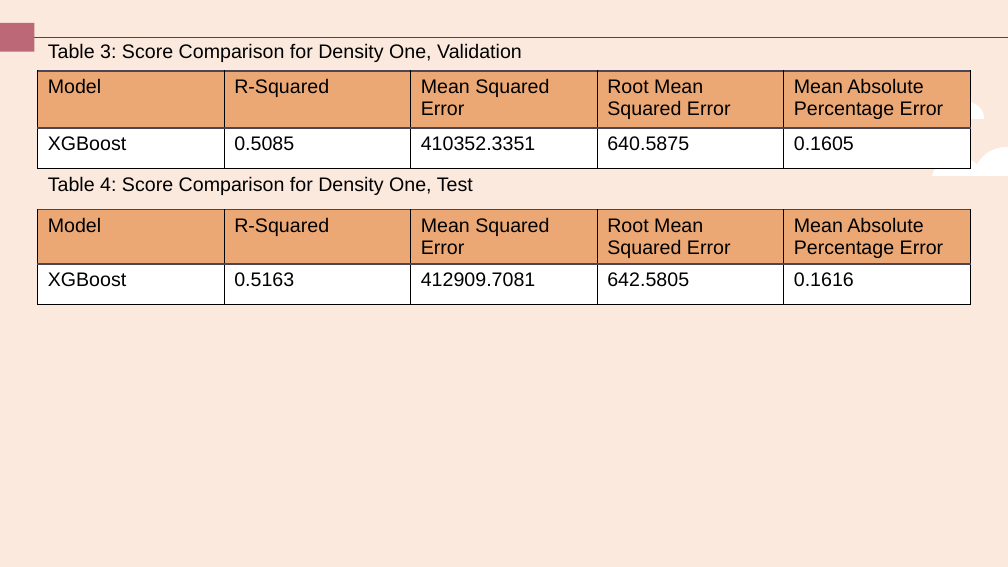
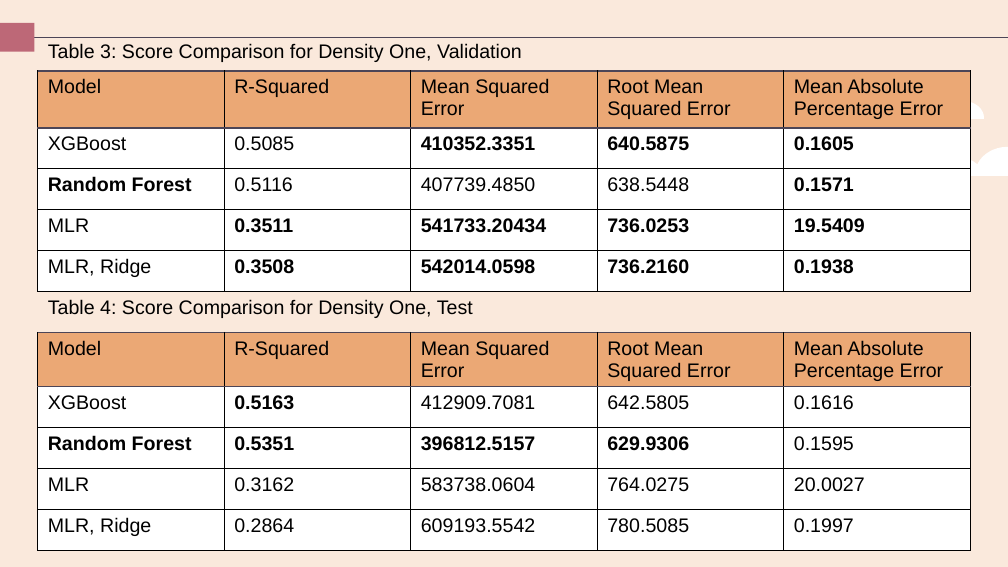
Before and after one commit to dimmediato/Haystacks_Capstone, a slide deck: slide 10 of Haystacks_Project.pptx. Drawn at 1008x567 pixels with LibreOffice and Linux fonts; fonts in the diff are those of the drawing. Boxes give left, top, right and bottom in pixels: in the first picture for what was removed or moved away, otherwise in the second. Text is boxed around its words. In the diff, an @@ line names an element or a change of style, - is before the commit and + after.

```diff
--- a/Haystacks_Project.pptx
+++ b/Haystacks_Project.pptx
@@ table at box(37, 14, 970, 292) @@
+row 4: Random Forest | 0.5116 | 407739.4850 | 638.5448 | 0.1571
+row 5: MLR | 0.3511 | 541733.20434 | 736.0253 | 19.5409
+row 6: MLR, Ridge | 0.3508 | 542014.0598 | 736.2160 | 0.1938
@@ table at box(37, 291, 970, 552) @@
+row 4: Random Forest | 0.5351 | 396812.5157 | 629.9306 | 0.1595
+row 5: MLR | 0.3162 | 583738.0604 | 764.0275 | 20.0027
+row 6: MLR, Ridge | 0.2864 | 609193.5542 | 780.5085 | 0.1997
@@ table: place and size @@
-table at box(37, 169, 970, 308)
+table at box(37, 291, 970, 552)
```
Also in this commit, not shown: 2 other slides changed, 4 slides added, 4 other files.
